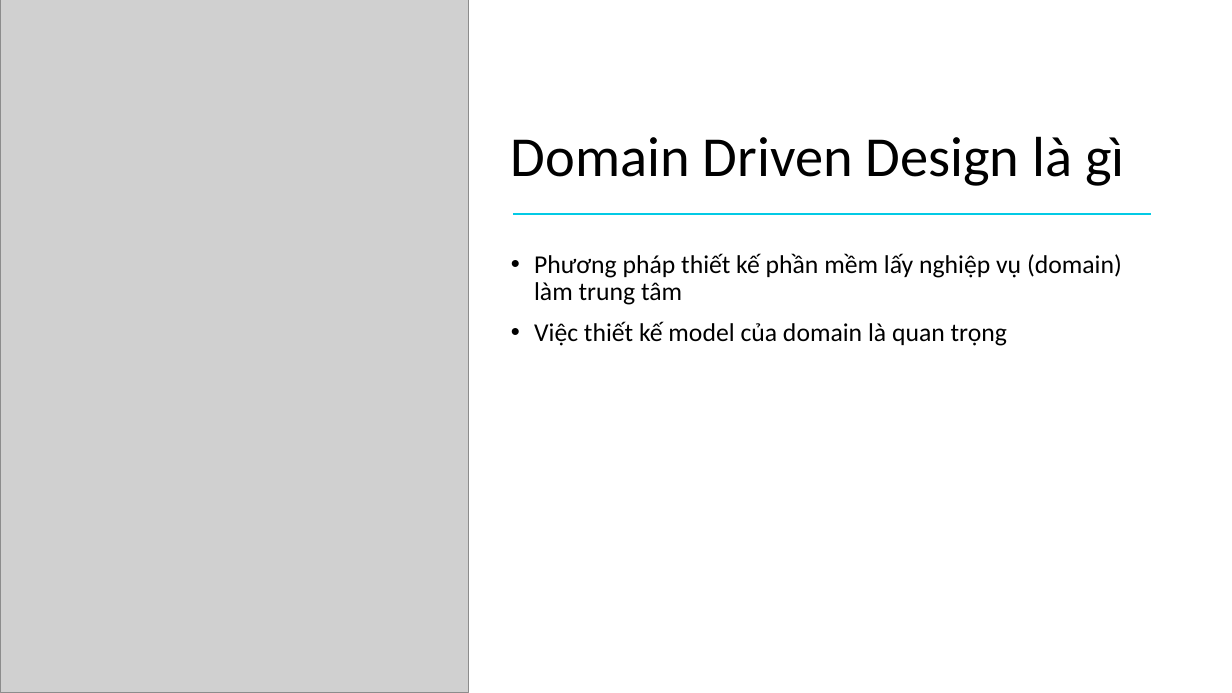
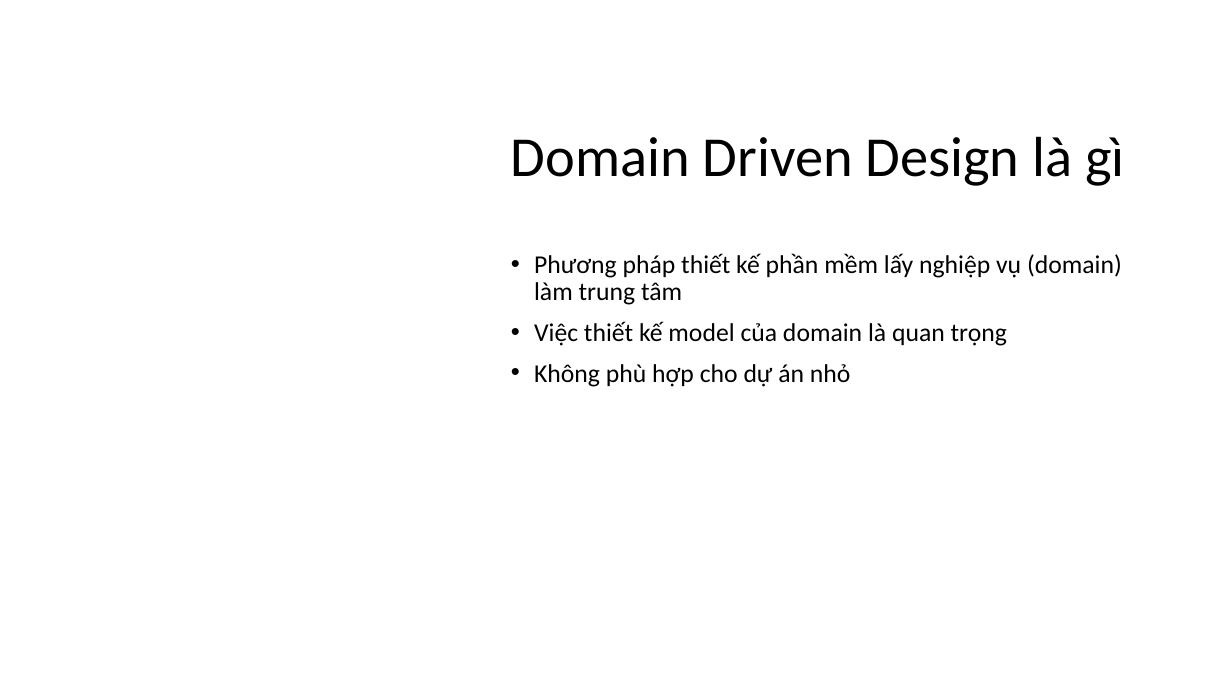
Before and after one commit to truongdinhthien/DDD-Docs, a slide deck: slide 3 of DDD.pptx. Drawn at 1232x693 pixels with LibreOffice and Linux fonts; fonts in the diff are those of the drawing; grey boxes stand for pictures. Boxes give left, top, right and bottom in pixels: in the first picture for what was removed or moved away, otherwise in the second. Text is boxed around its words. In the diff, an @@ line names an element or a change of style, - is before the commit and + after.

```diff
--- a/DDD.pptx
+++ b/DDD.pptx
@@ picture removed at (0, 0, 469, 693) @@
@@ line removed from (514, 213) to (1152, 213) @@
@@ text at (534, 364, 851, 387): paragraph added @@
+• Không phù hợp cho dự án nhỏ
```
Also in this commit, not shown: 4 other slides changed, 5 slides added, 1 other file.
